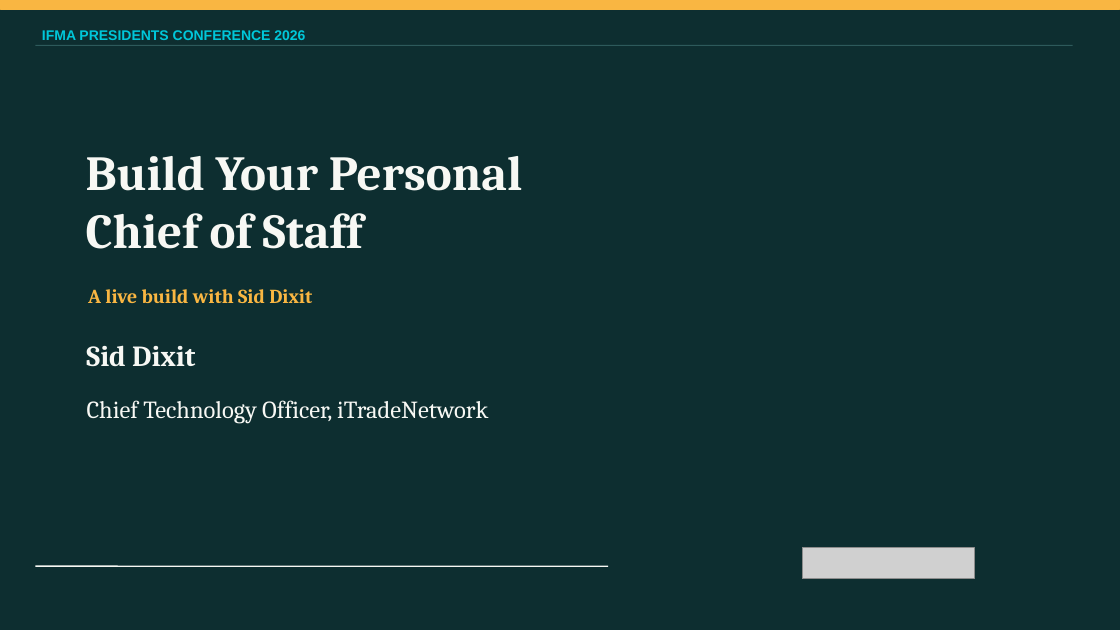
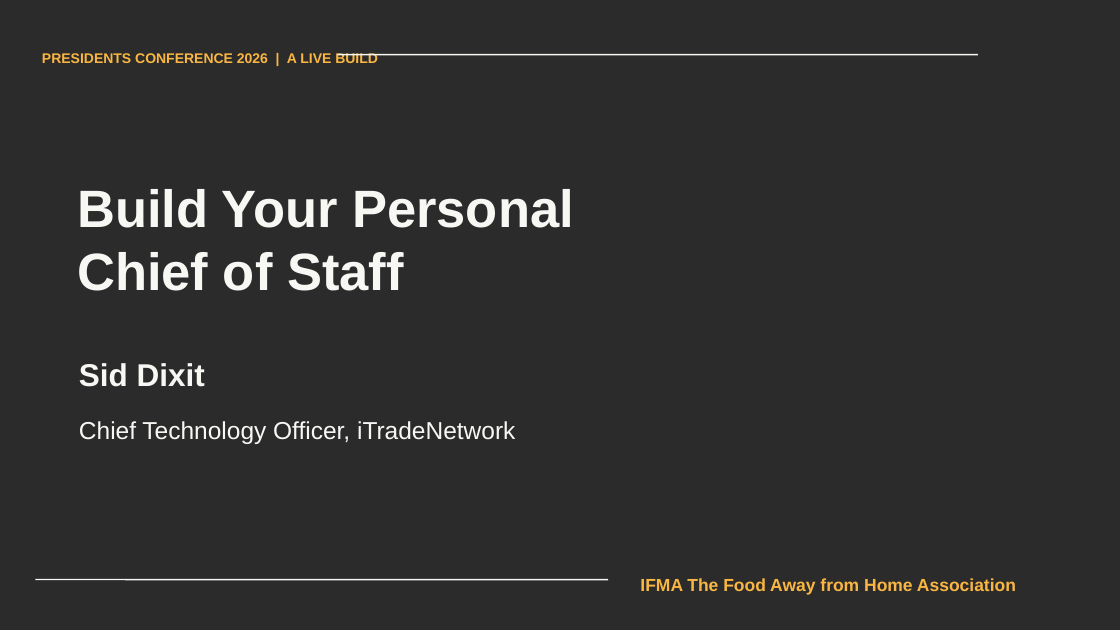
Before and after one commit to edenham-del/personal-cos-teach, a slide deck: slide 1 of COS-Workshop/IFMA-Personal-Chief-of-Staff-Live-Build.pptx. Drawn at 1120x630 pixels with LibreOffice and Linux fonts; fonts in the diff are those of the drawing; grey boxes stand for pictures; background and template pictures are left out; a plain dark background stands for a picture behind light text. Boxes give left, top, right and bottom in pixels: in the first picture for what was removed or moved away, otherwise in the second. Text is boxed around its words. In the diff, an @@ line names an element or a change of style, - is before the commit and + after.

Commit message:
Use IFMA conference template for workshop cover

```diff
--- a/COS-Workshop/IFMA-Personal-Chief-of-Staff-Live-Build.pptx
+++ b/COS-Workshop/IFMA-Personal-Chief-of-Staff-Live-Build.pptx
@@ background #0D2E30 to picture (left out) @@
@@ rectangle removed at bbox=[0, 0, 1120, 9] @@
@@ line removed from (35, 45) to (1073, 45) @@
@@ text at bbox=[42, 53, 378, 63]: text changed; text colour #00C7D9 to #F9B642 @@
-IFMA PRESIDENTS CONFERENCE 2026
+PRESIDENTS CONFERENCE 2026 | A LIVE BUILD
@@ line added from (338, 55) to (978, 55), #F7F8F4 1.2 pt @@
@@ text "Build Your Personal": place and size @@
-text "Build Your Personal" at bbox=[86, 156, 523, 249]
+text "Build Your Personal" at bbox=[77, 189, 574, 291]
@@ text "Build Your Personal" at bbox=[77, 189, 574, 291]: size 42 to 45 pt, font Cambria to Arial @@
@@ text removed at bbox=[88, 289, 312, 303] @@
-A live build with Sid Dixit
@@ text "Sid Dixit": place and size @@
-text "Sid Dixit" at bbox=[86, 345, 195, 367]
+text "Sid Dixit" at bbox=[79, 363, 205, 387]
@@ text "Sid Dixit" at bbox=[79, 363, 205, 387]: size 25 to 27 pt, font Cambria to Arial @@
@@ text "Chief Technology Officer, iTradeNetwork": place and size @@
-text "Chief Technology Officer, iTradeNetwork" at bbox=[87, 400, 488, 424]
+text "Chief Technology Officer, iTradeNetwork" at bbox=[79, 421, 515, 444]
@@ text "Chief Technology Officer, iTradeNetwork" at bbox=[79, 421, 515, 444]: font Cambria to Arial @@
@@ picture removed at bbox=[802, 548, 975, 579] @@
@@ line moved from (35, 566) - (608, 566) to (35, 580) - (608, 580) @@
@@ text added at bbox=[640, 578, 1016, 595], 15 pt, text #F9B642, bold @@
+IFMA The Food Away from Home Association
```
Also in this commit, not shown: 1 other file.
